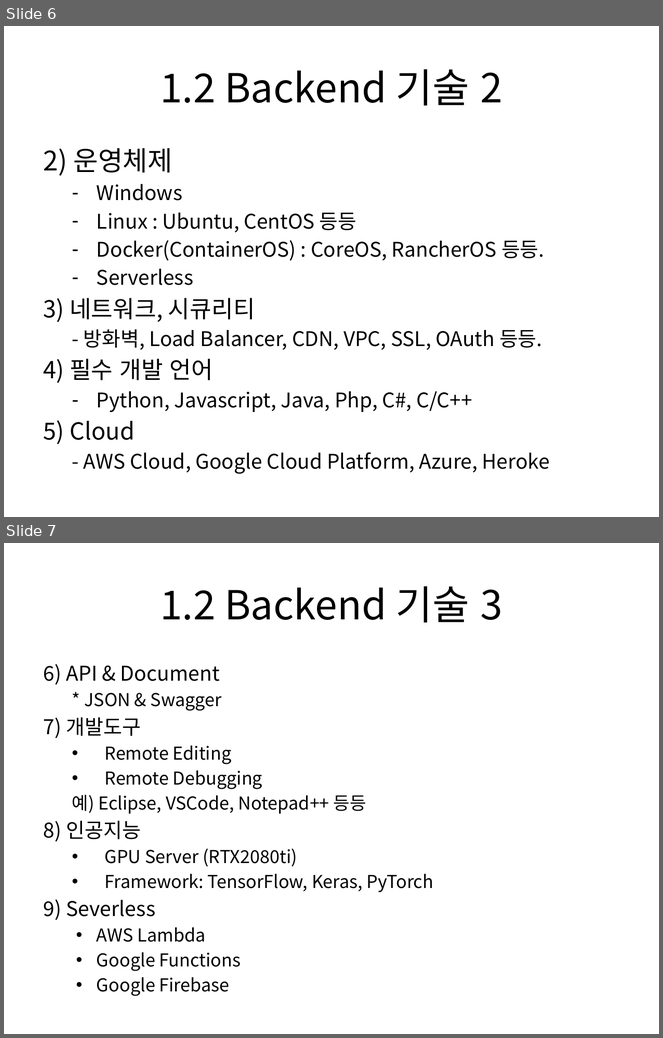
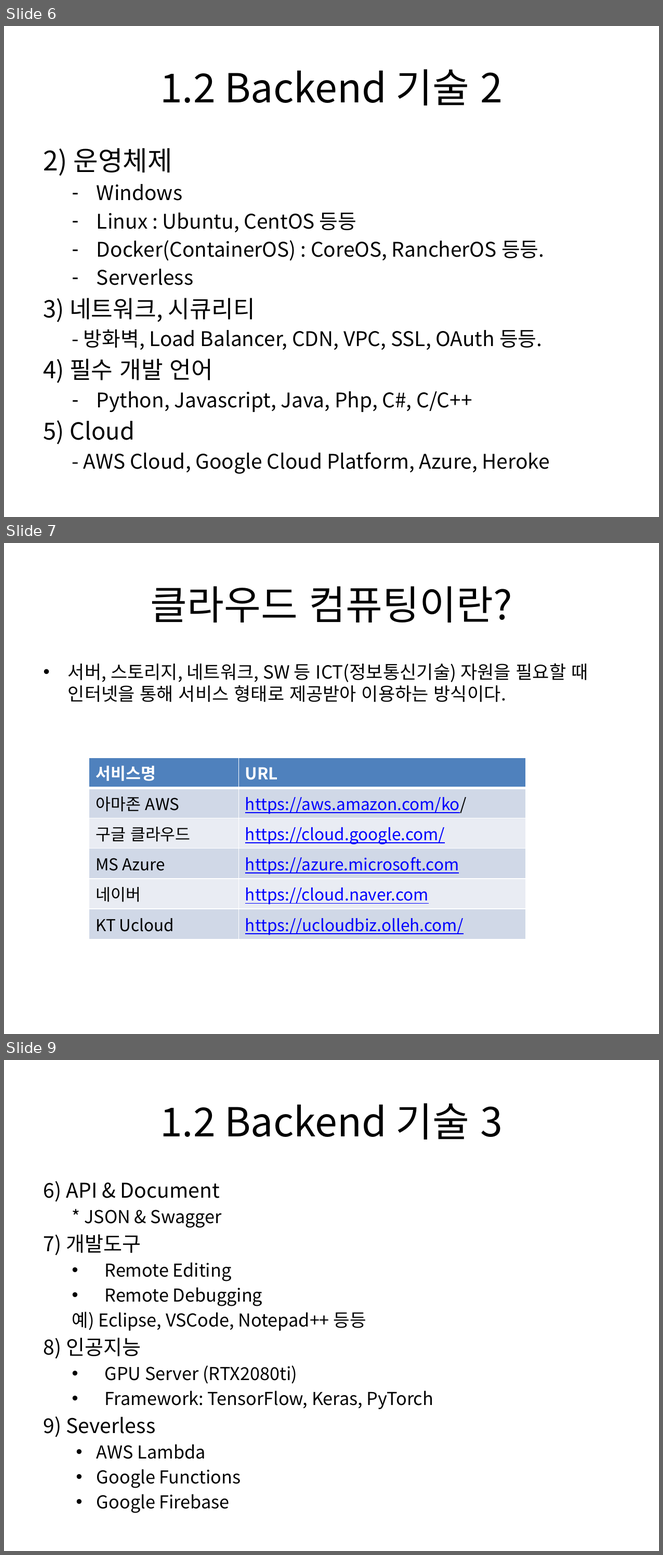
Before and after one commit to tuxxon/android_dev_lecture, a slide deck: 01.안드로이드 모바일 앱 개발-백엔드-안국환.pptx. Shown one above the other, each under a label of ours: slides 6 and 7 before the commit, slides 6, 7 and 9 after it; the slides between them are not shown. The pictures are 663x1038 and 663x1555 pixels, drawn with LibreOffice and Linux fonts; fonts in the diff are those of the drawing. Boxes give left, top, right and bottom in pixels: in the first picture for what was removed or moved away, otherwise in the second. Text is boxed around its words. In the diff, an @@ line names an element or a change of style, - is before the commit and + after.

Commit message:
added the concept about cloud service.

```diff
--- a/01.안드로이드 모바일 앱 개발-백엔드-안국환.pptx
+++ b/01.안드로이드 모바일 앱 개발-백엔드-안국환.pptx
@@ slide 7 added at box(4, 543, 659, 1034), background #FFFFFF @@
@@ title added at box(151, 586, 513, 623), 44 pt, text #000000 @@
+클라우드 컴퓨팅이란?
@@ text added at box(68, 663, 588, 702), 20 pt, text #000000 @@
+• 서버, 스토리지, 네트워크, SW 등 ICT(정보통신기술) 자원을 필요할 때 인터넷을 통해 서비스 형태로 제공받아 이용하는 방식이다.
@@ table added at box(89, 758, 526, 938), 6 rows, 2 columns @@
+서비스명 | URL
+아마존 AWS | https://aws.amazon.com/ko/
+구글 클라우드 | https://cloud.google.com/
+MS Azure | https://azure.microsoft.com
+네이버 | https://cloud.naver.com
+KT Ucloud | https://ucloudbiz.olleh.com/
@@ what was slide 7 is now slide 9 @@
```
Also in this commit, not shown: 1 slide changed, 2 other slides added.
